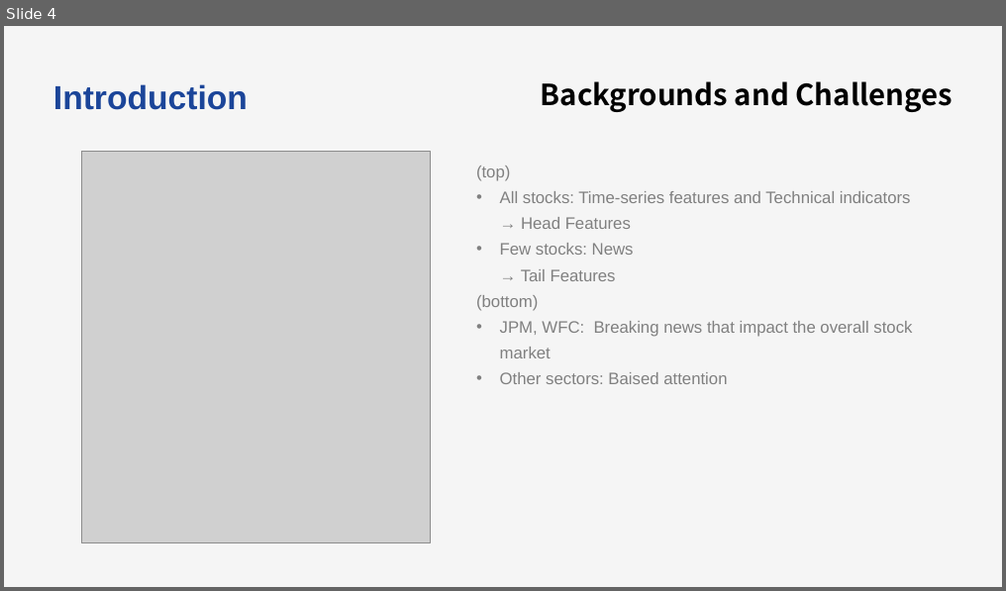
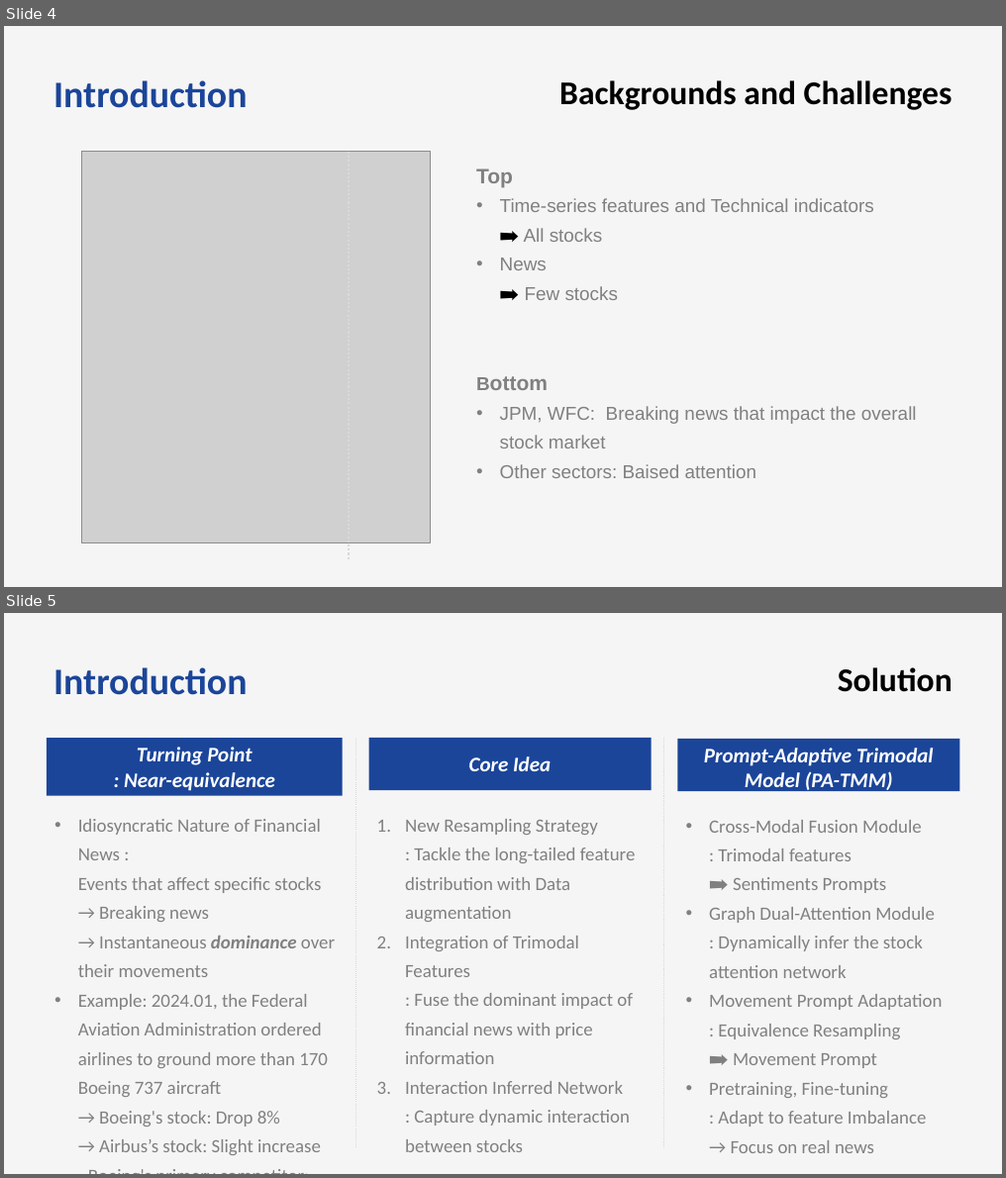
Before and after one commit to bts1991/study, a slide deck: 논문 Review/Others/paper_review.pptx. Shown one above the other, each under a label of ours: slide 4 before the commit, slides 4 and 5 after it. The pictures are 1006x591 and 1006x1178 pixels, drawn with LibreOffice and Linux fonts; fonts in the diff are those of the drawing; grey boxes stand for pictures. Boxes give left, top, right and bottom in pixels: in the first picture for what was removed or moved away, otherwise in the second. Text is boxed around its words. In the diff, an @@ line names an element or a change of style, - is before the commit and + after.

```diff
--- a/논문 Review/Others/paper_review.pptx
+++ b/논문 Review/Others/paper_review.pptx
@@ slide 5 added at bbox=[4, 613, 1002, 1174], background #F5F5F5 @@
@@ text added at bbox=[54, 667, 247, 695], 36 pt, text #1B4599, bold @@
+Introduction
@@ text added at bbox=[838, 667, 952, 692], 32 pt, text #000000, bold @@
+Solution
@@ rectangle added at bbox=[47, 738, 343, 796], fill #1B4599, 20 pt, text #FFFFFF, bold, italic @@
+Turning Point
+: Near-equivalence
@@ line added from (355, 739) to (355, 1149), #D9D9D9 1 pt dashed @@
@@ rectangle added at bbox=[368, 738, 650, 790], fill #1B4599, 20 pt, text #FFFFFF, bold, italic @@
+Core Idea
@@ line added from (664, 738) to (664, 1149), #D9D9D9 1 pt dashed @@
@@ rectangle added at bbox=[678, 739, 960, 792], fill #1B4599, 20 pt, text #FFFFFF, bold, italic @@
+Prompt-Adaptive Trimodal Model (PA-TMM)
@@ text added at bbox=[78, 819, 335, 1156], 18 pt, text #808080 @@
+  • Idiosyncratic Nature of Financial News :
+    Events that affect specific stocks → Breaking news
+    → Instantaneous dominance over their movements
+  • Example: 2024.01, the Federal Aviation Administration ordered airlines to ground more than 170 Boeing 737 aircraft
+    → Boeing's stock: Drop 8%
+    → Airbus’s stock: Slight increase
+    - Boeing's primary competitor:
@@ text added at bbox=[405, 819, 636, 1153], 18 pt, text #808080 @@
+  1. New Resampling Strategy
+     : Tackle the long-tailed feature distribution with Data augmentation
+  2. Integration of Trimodal Features
+     : Fuse the dominant impact of financial news with price information
+  3. Interaction Inferred Network
+     : Capture dynamic interaction between stocks
@@ text added at bbox=[709, 820, 942, 1154], 18 pt, text #808080 @@
+  • Cross-Modal Fusion Module
+    : Trimodal features
+    ➡️ Sentiments Prompts
+  • Graph Dual-Attention Module
+    : Dynamically infer the stock attention network
+  • Movement Prompt Adaptation
+    : Equivalence Resampling
+    ➡️ Movement Prompt
+  • Pretraining, Fine-tuning
+    : Adapt to feature Imbalance
+    → Focus on real news
@@ slide 4 changed as well @@
@@ text "Introduction" at bbox=[54, 80, 247, 108]: size 32 to 36 pt, font Arial to Calibri @@
@@ text "Backgrounds and Challenges": place and size @@
-text "Backgrounds and Challenges" at bbox=[541, 81, 952, 112]
+text "Backgrounds and Challenges" at bbox=[559, 80, 952, 110]
@@ text "Backgrounds and Challenges" at bbox=[559, 80, 952, 110]: size 28 to 32 pt, font Noto Sans CJK KR to Calibri @@
@@ line added from (349, 152) to (349, 562), #D9D9D9 2 pt dashed @@
@@ text at bbox=[476, 169, 874, 300]: text changed; size 16 to 18 pt @@
-  (top)
-  • All stocks: Time-series features and Technical indicators
-    → Head Features
-  • Few stocks: News
-    → Tail Features
-  (bottom)
+  Top
+  • Time-series features and Technical indicators
+    ➡️ All stocks
+  • News
+    ➡️ Few stocks
+  Bottom
@@ text at bbox=[500, 406, 917, 478]: size 16 to 18 pt in "JPM, WFC: Breaking news that impact the ...", "Other sectors: Baised attention" @@
```
Also in this commit, not shown: 3 other slides changed, 9 other slides added, 1 slide removed, 1 other file.
